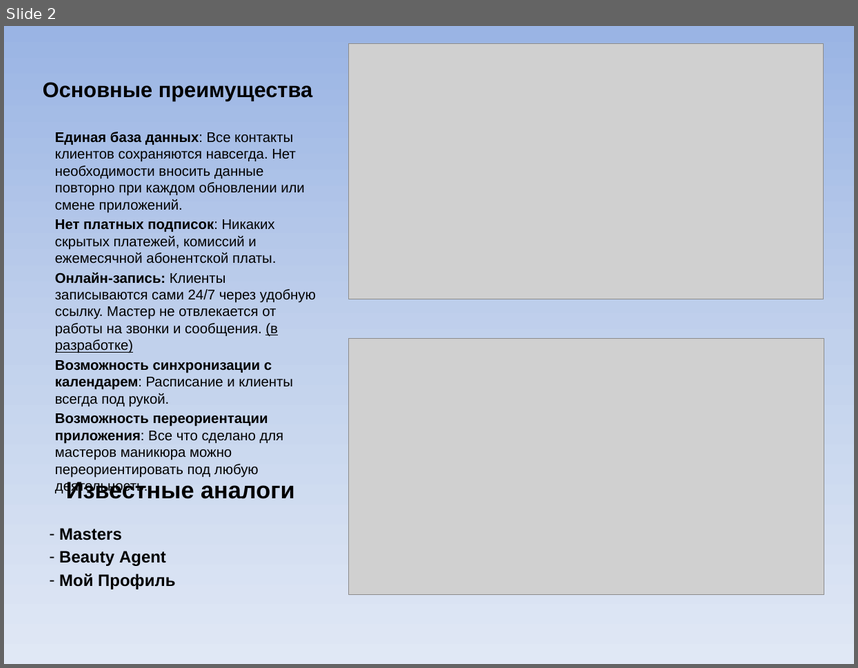
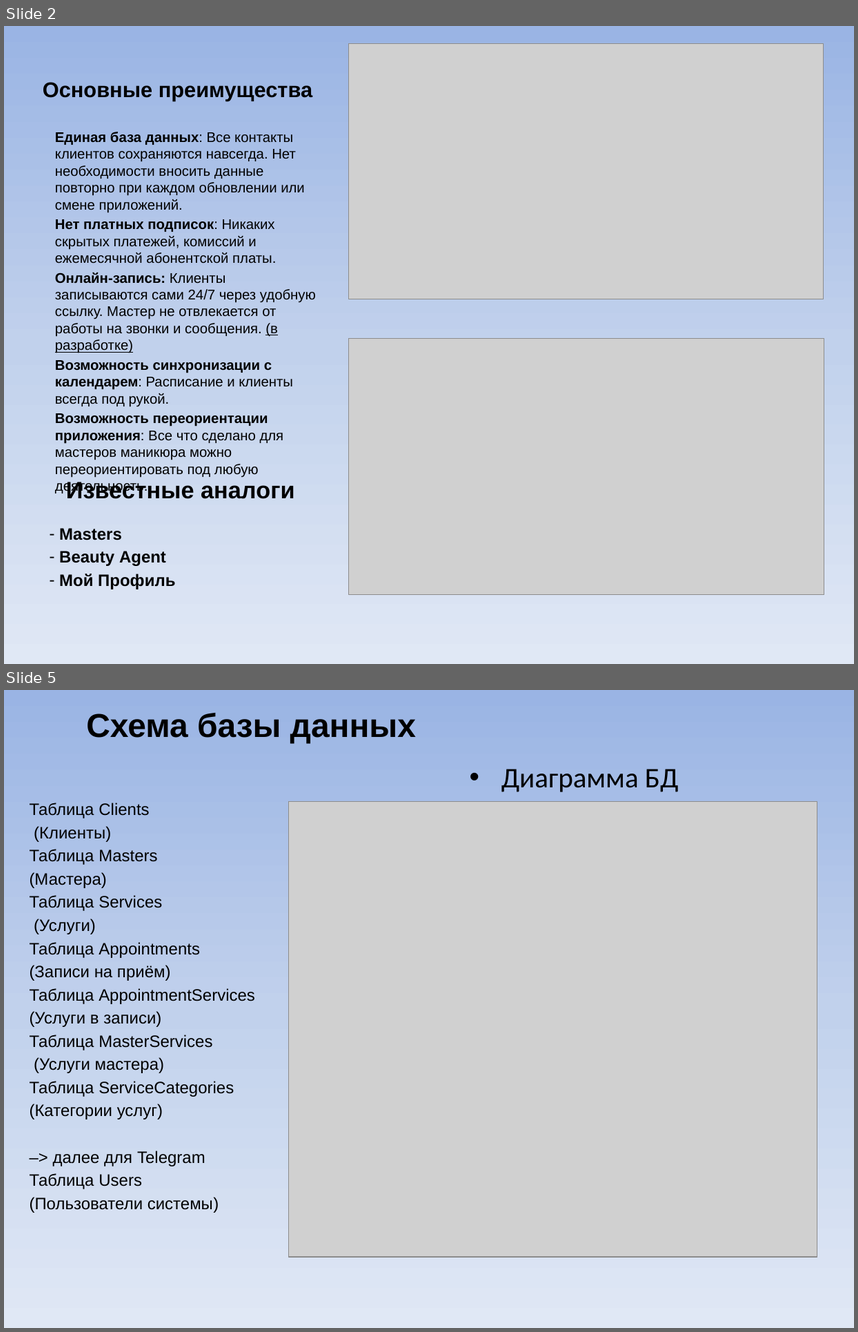
Before and after one commit to Vigitoreanec/ApiManicureStudio, a slide deck: Проект «Маникюрная студия».pptx. Shown one above the other, each under a label of ours: slide 2 before the commit, slides 2 and 5 after it; the slides between them are not shown. The pictures are 858x668 and 858x1332 pixels, drawn with LibreOffice and Linux fonts; fonts in the diff are those of the drawing; grey boxes stand for pictures. Boxes give left, top, right and bottom in pixels: in the first picture for what was removed or moved away, otherwise in the second. Text is boxed around its words. In the diff, an @@ line names an element or a change of style, - is before the commit and + after.

Commit message:
Create Client, Master, Service Controllers

```diff
--- a/Проект «Маникюрная студия».pptx
+++ b/Проект «Маникюрная студия».pptx
@@ slide 5 added at (4,690,854,1328), background gradient #9AB5E4 to #C2D1ED to #E1E8F5 @@
@@ title added at (86,713,416,743), 28 pt, text #000000, bold @@
+Схема базы данных
@@ text added at (501,769,679,792), 24 pt, text #000000 @@
+• Диаграмма БД
@@ text added at (30,802,255,1212), 14 pt, text #000000 @@
+Таблица Clients
+(Клиенты)
+Таблица Masters
+(Мастера)
+Таблица Services
+(Услуги)
+Таблица Appointments
+(Записи на приём)
+Таблица AppointmentServices
+(Услуги в записи)
+Таблица MasterServices
+(Услуги мастера)
+Таблица ServiceCategories
+(Категории услуг)
+–> далее для Telegram
+Таблица Users
+(Пользователи системы)
@@ picture added at (289,801,818,1256) @@
```
Also in this commit, not shown: 1 slide changed, 1 other slide added, 34 other files.
